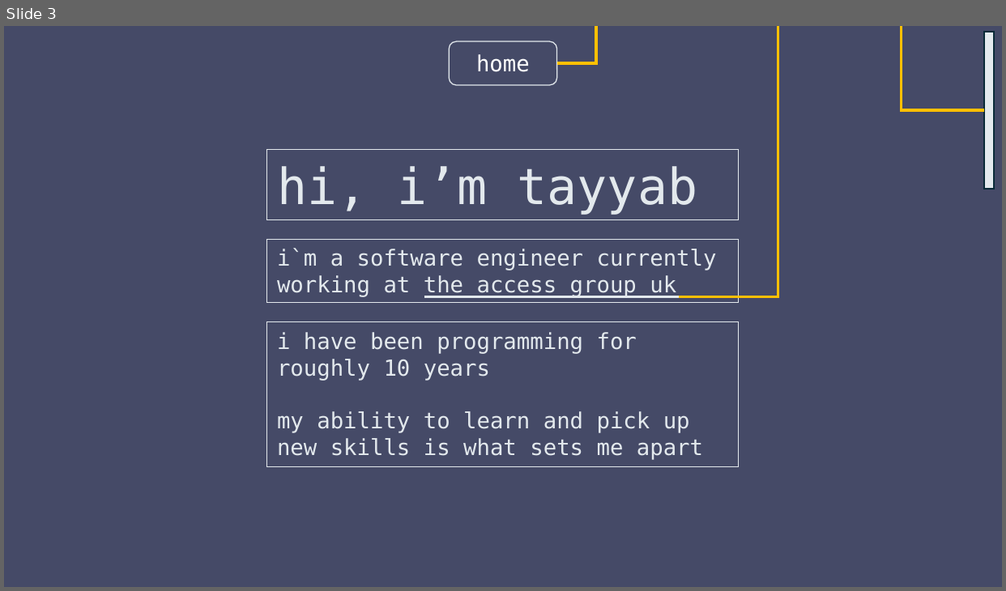
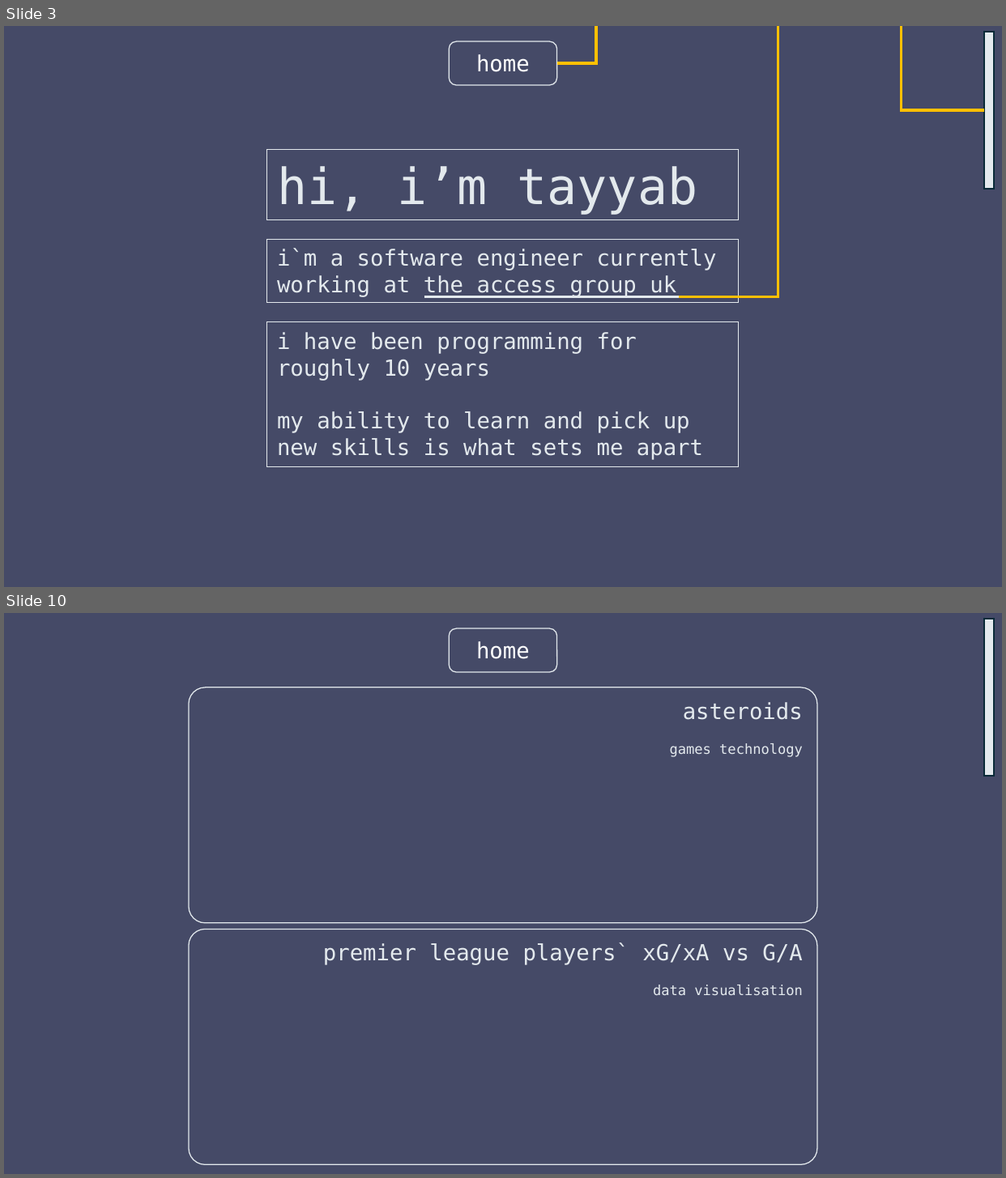
Before and after one commit to tayyab-07/Codecademy-Full-Stack, a slide deck: Portfolio-Project-Personal-Portfolio-Website/Wireframes.pptx. Shown one above the other, each under a label of ours: slide 3 before the commit, slides 3 and 10 after it; the slides between them are not shown. The pictures are 1006x591 and 1006x1178 pixels, drawn with LibreOffice and Linux fonts; fonts in the diff are those of the drawing; background and template pictures are left out. Boxes give left, top, right and bottom in pixels: in the first picture for what was removed or moved away, otherwise in the second. Text is boxed around its words. In the diff, an @@ line names an element or a change of style, - is before the commit and + after.

```diff
--- a/Portfolio-Project-Personal-Portfolio-Website/Wireframes.pptx
+++ b/Portfolio-Project-Personal-Portfolio-Website/Wireframes.pptx
@@ slide 10 added at (x1=4, y1=613, x2=1002, y2=1174), background picture (left out) @@
@@ rectangle added at (x1=4, y1=613, x2=1002, y2=1174), fill #171D41 at 80% opacity @@
@@ rounded rectangle added at (x1=449, y1=628, x2=557, y2=672), outline #E3E9ED 0.75 pt, 16 pt, text #FFFFFF @@
+home
@@ rectangle added at (x1=984, y1=619, x2=994, y2=776), fill #E3E9ED, outline #092A39 1.5 pt @@
@@ rounded rectangle added at (x1=189, y1=688, x2=817, y2=923), outline #E3E9ED 0.75 pt, 10 pt, text #E3E9ED @@
+asteroids
+games technology
@@ rounded rectangle added at (x1=189, y1=930, x2=817, y2=1165), outline #E3E9ED 0.75 pt, 16 pt, text #E3E9ED @@
+premier league players` xG/xA vs G/A
+data visualisation
```
Also in this commit, not shown: 1 slide changed, 5 other slides added, 1 slide removed, 10 other files.
